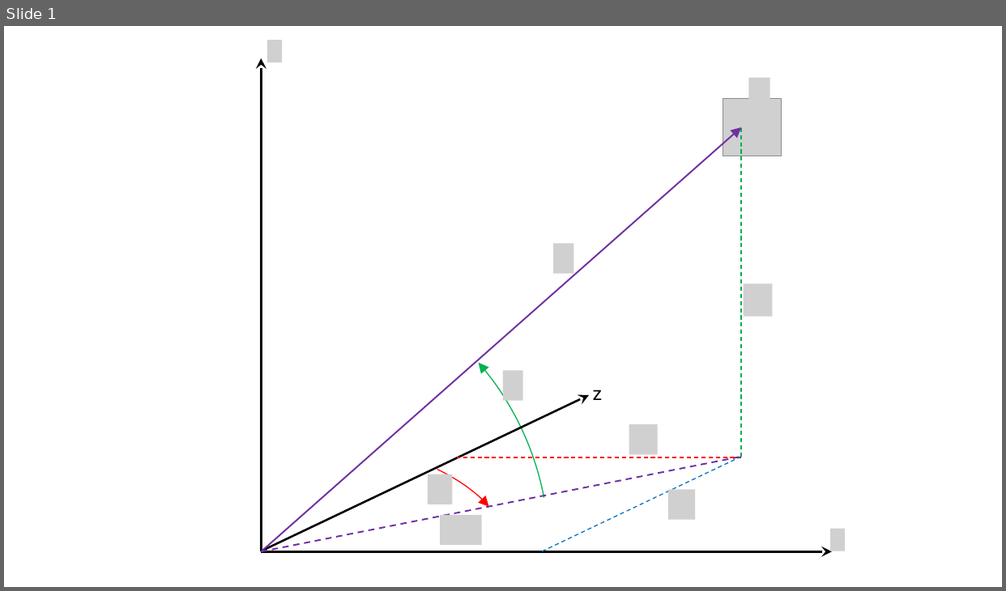
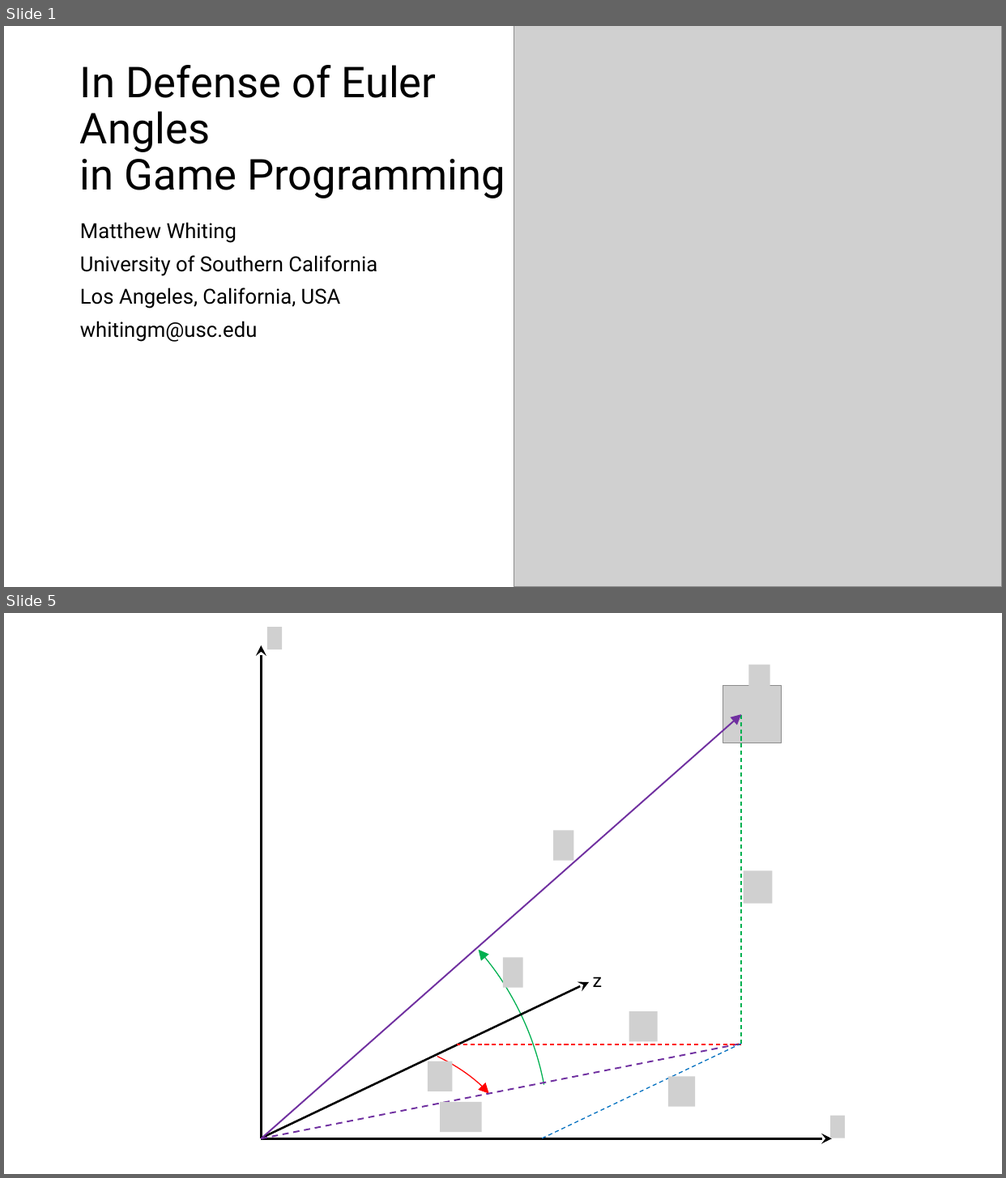
Before and after one commit to whitingm-usc/Euler, a slide deck: Euler/Euler.pptx. Shown one above the other, each under a label of ours: slide 1 before the commit, slides 1 and 5 after it; the slides between them are not shown. The pictures are 1006x591 and 1006x1178 pixels, drawn with LibreOffice and Linux fonts; fonts in the diff are those of the drawing; grey boxes stand for pictures. Boxes give left, top, right and bottom in pixels: in the first picture for what was removed or moved away, otherwise in the second. Text is boxed around its words. In the diff, an @@ line names an element or a change of style, - is before the commit and + after.

```diff
--- a/Euler/Euler.pptx
+++ b/Euler/Euler.pptx
@@ slide 1 added at (x1=4, y1=26, x2=1002, y2=587), background #FFFFFF @@
@@ picture added at (x1=513, y1=26, x2=1002, y2=587) @@
@@ title added at (x1=80, y1=65, x2=505, y2=199), 41 pt, text #000000 @@
+In Defense of Euler Angles
+in Game Programming
@@ text added at (x1=80, y1=222, x2=377, y2=342), 20 pt, text #000000 @@
+Matthew Whiting
+University of Southern California
+Los Angeles, California, USA
+whitingm@usc.edu
@@ what was slide 1 is now slide 5 @@
```
Also in this commit, not shown: 2 slides changed, 1 other slide added, 12 other files.
